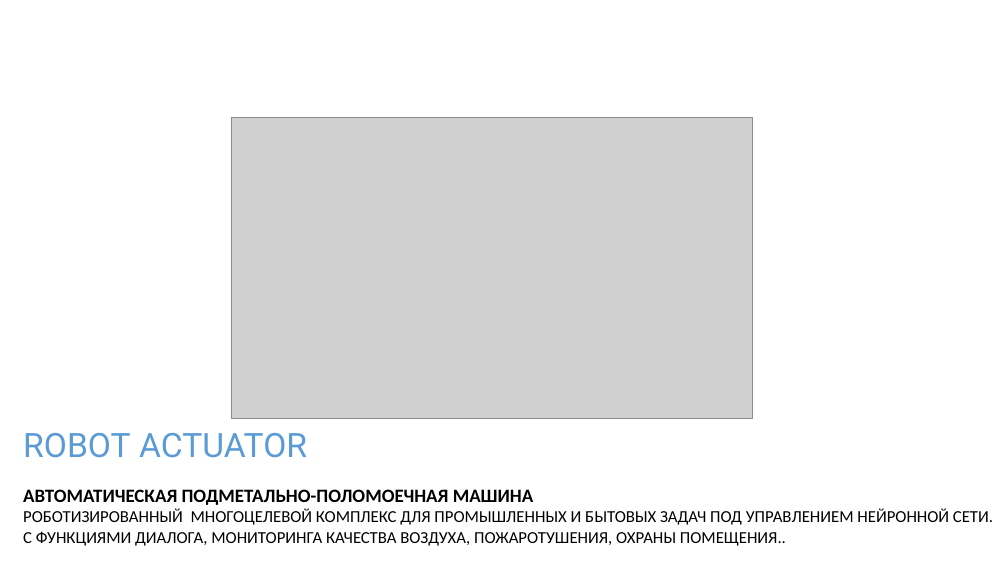
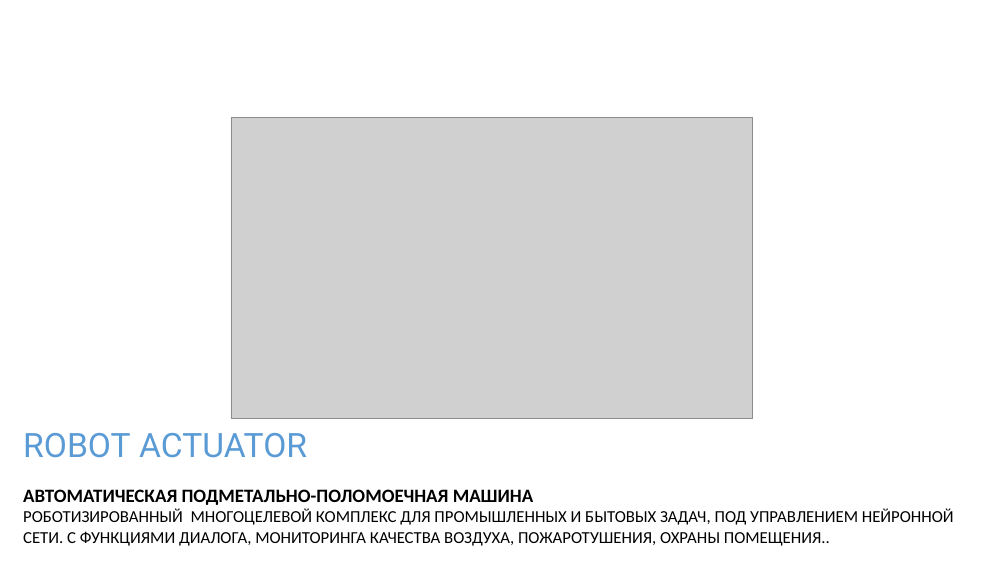
Before and after one commit to iACTUATOR/iactuator.ru, a slide deck: slide 1 of actuator.pptx. Drawn at 1008x567 pixels with LibreOffice and Linux fonts; fonts in the diff are those of the drawing; grey boxes stand for pictures. Boxes give left, top, right and bottom in pixels: in the first picture for what was removed or moved away, otherwise in the second. Text is boxed around its words. In the diff, an @@ line names an element or a change of style, - is before the commit and + after.

```diff
--- a/actuator.pptx
+++ b/actuator.pptx
@@ text at (x1=23, y1=509, x2=954, y2=546): text changed @@
-РОБОТИЗИРОВАННЫЙ МНОГОЦЕЛЕВОЙ КОМПЛЕКС ДЛЯ ПРОМЫШЛЕННЫХ И БЫТОВЫХ ЗАДАЧ ПОД УПРАВЛЕНИЕМ НЕЙРОННОЙ СЕТИ. С ФУНКЦИЯМИ ДИАЛОГА, МОНИТОРИНГА КАЧЕСТВА ВОЗДУХА, ПОЖАРОТУШЕНИЯ, ОХРАНЫ ПОМЕЩЕНИЯ..
+РОБОТИЗИРОВАННЫЙ МНОГОЦЕЛЕВОЙ КОМПЛЕКС ДЛЯ ПРОМЫШЛЕННЫХ И БЫТОВЫХ ЗАДАЧ, ПОД УПРАВЛЕНИЕМ НЕЙРОННОЙ СЕТИ. С ФУНКЦИЯМИ ДИАЛОГА, МОНИТОРИНГА КАЧЕСТВА ВОЗДУХА, ПОЖАРОТУШЕНИЯ, ОХРАНЫ ПОМЕЩЕНИЯ..
```
Also in this commit, not shown: 1 other file.
